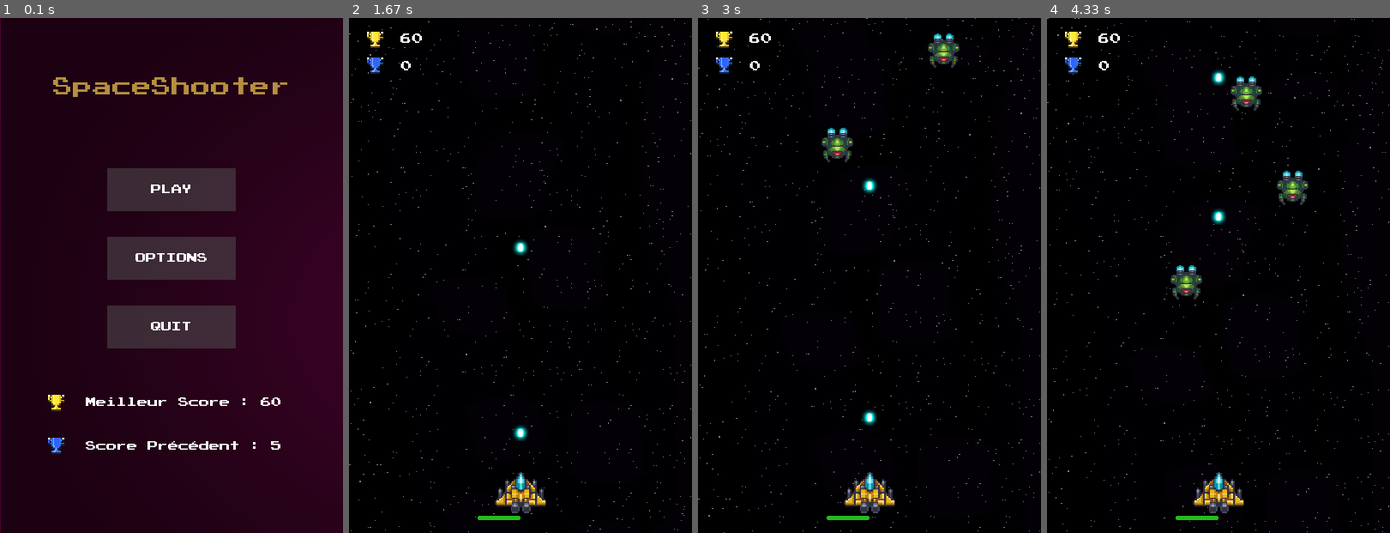
Above: before the commit, frames 1-4 (left to right).
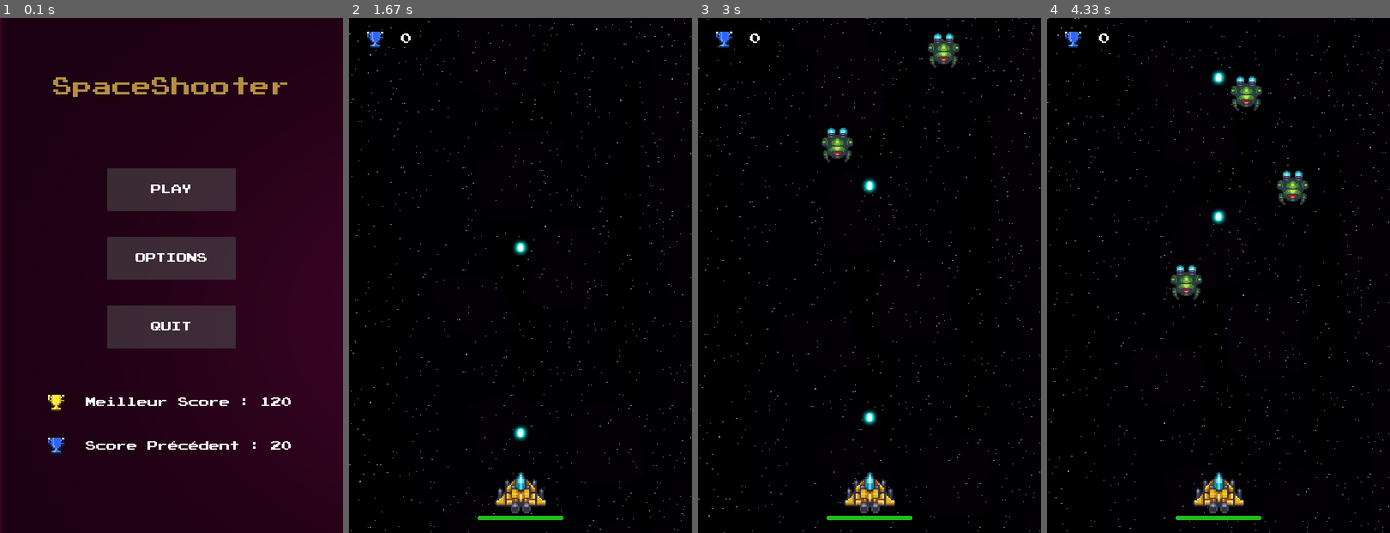
Above: after the commit, the same moments.

Repository: Fabien-crypto/SpaceShooter
Game: pygame game, started from main.py
Two runs of this game, one before a commit and one after it. Both use one fixed random seed, a clock stepped at 60 frames per second and the inputs below.
Inputs:
- Up to frame 1 (0.1 s): no input
- Up to frame 2 (1.67 s): click "PLAY" at 0.88 s; tap Space at 1.17, 1.57 s
- Up to frame 3 (3 s): tap Space at 1.87, 2.07, 2.37, 2.57, 2.87 s
- Up to frame 4 (4.33 s): tap Space at 3.13, 3.47, 3.77, 4.3 s

The runs differ from the first frame. In frame 1, 0.1% of the frame differs, in the area x 76-85%, y 73-84%; in frame 2, 0.4%, in the area x 5-63%, y 2-98%; in frame 3, 0.4%; in frame 4, 0.4%.

Commit message:
Score jeu et vie du joueur

Diff:
--- a/main.py
+++ b/main.py
@@ -195,8 +195,8 @@
     def __init__(self, game):
         super().__init__()
         self.game = game
-        self.health = 50
-        self.max_health = 50
+        self.health = 100
+        self.max_health = 100
         self.attack = 15
         self.velocity = 7
         self.score = 0
@@ -568,8 +568,9 @@
 
         pygame.display.update()
 
-
+color="White"
 def jeu():
+    global color
     global score
     #Musique de fond#
     mixer.music.load('sounds/10 Drummed vaus.mp3')
@@ -624,20 +625,17 @@
             over_menu()
 
         #Affichage du score #
-        best_score = pygame.transform.scale(best_score,(20,20))
         prec_score = pygame.transform.scale(prec_score,(20,20))
-        Score_TEXT = get_font(13).render((str(game.player.score)), True, "white" )
-        Score_RECT = Score_TEXT.get_rect(topleft=(60, 50))
-        bestscore_RECT = best_score.get_rect(topleft=(60, 18))
+        Score_TEXT = get_font(13).render((str(game.player.score)), True, color )
+        Score_RECT = Score_TEXT.get_rect(topleft=(60, 18))
 
         if game.player.score > int(saveread("bestscore")):
             bestscore_TEXT = Score_TEXT
-
-
-        screen.blit(prec_score,(20,45))
-        screen.blit(best_score,(20,15))
+            color="Red"
+
+        screen.blit(prec_score,(20,15))
         screen.blit(Score_TEXT, Score_RECT)
-        screen.blit(bestscore_TEXT, bestscore_RECT)
+
 
         #récupérer tout les projectiles du joueur #
         for projectile in game.player.all_projectiles :
--- a/scores.txt
+++ b/scores.txt
@@ -1,6 +1,6 @@
-60
-5
-0.5
-250
-0.5
-250
+120
+20
+0.25
+125
+0.25
+125
Binary file changed: assets/menu/blurrybg.jpg
Binary file changed: assets/menu/currentbg.jpg
